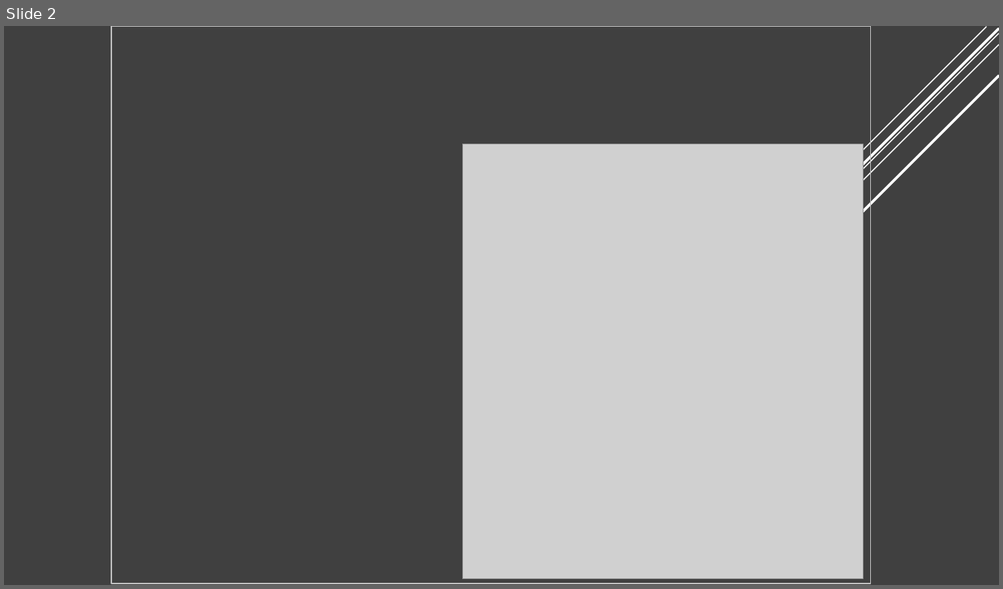
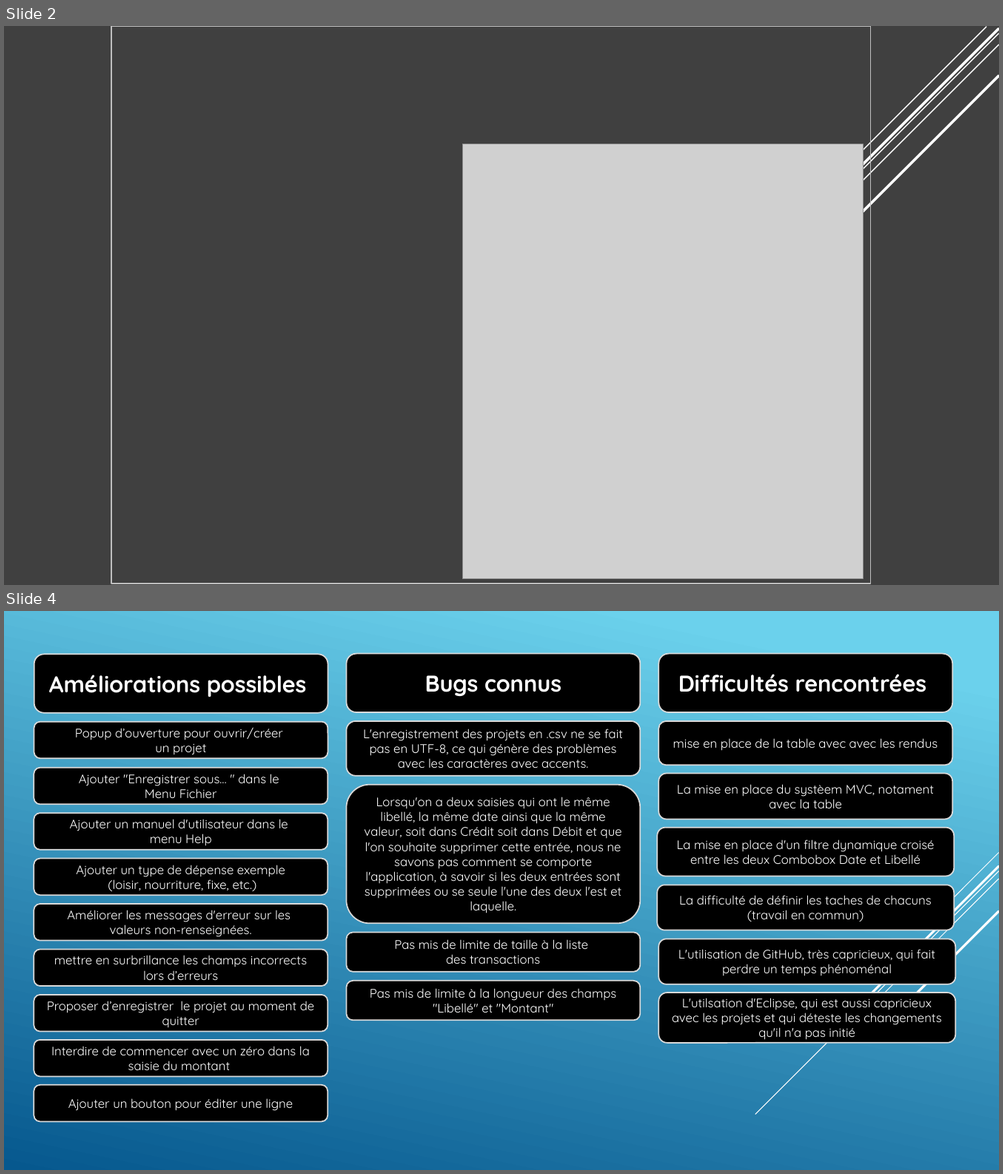
Before and after one commit to Inertie78/AppBudget, a slide deck: Presentation/Présentation du projet .pptx. Shown one above the other, each under a label of ours: slide 2 before the commit, slides 2 and 4 after it; the slides between them are not shown. The pictures are 1003x589 and 1003x1174 pixels, drawn with LibreOffice and Linux fonts; fonts in the diff are those of the drawing; grey boxes stand for pictures; background and template pictures are left out. Boxes give left, top, right and bottom in pixels: in the first picture for what was removed or moved away, otherwise in the second. Text is boxed around its words. In the diff, an @@ line names an element or a change of style, - is before the commit and + after.

```diff
--- a/Presentation/Présentation du projet .pptx
+++ b/Presentation/Présentation du projet .pptx
@@ slide 4 added at [4, 611, 999, 1170], background picture (left out) @@
@@ rounded rectangle added at [34, 654, 328, 713], fill #000000, outline #D9D9D9 1.25 pt, 22 pt, text #FFFFFF, bold @@
+Améliorations possibles
@@ rounded rectangle added at [347, 653, 640, 712], fill #000000, outline #D9D9D9 1.25 pt, 22 pt, text #FFFFFF, bold @@
+Bugs connus
@@ rounded rectangle added at [658, 653, 952, 712], fill #000000, outline #D9D9D9 1.25 pt, 22 pt, text #FFFFFF, bold @@
+Difficultés rencontrées
@@ rounded rectangle added at [34, 721, 328, 758], fill #000000, outline #D9D9D9 1.25 pt, 12 pt, text #FFFFFF @@
+Popup d’ouverture pour ouvrir/créer
+un projet
@@ rounded rectangle added at [347, 721, 640, 776], fill #000000, outline #D9D9D9 1.25 pt, 12 pt, text #FFFFFF @@
+L'enregistrement des projets en .csv ne se fait pas en UTF-8, ce qui génère des problèmes avec les caractères avec accents.
@@ rounded rectangle added at [658, 721, 952, 766], fill #000000, outline #D9D9D9 1.25 pt, 12 pt, text #FFFFFF @@
+mise en place de la table avec avec les rendus
@@ rounded rectangle added at [34, 768, 328, 804], fill #000000, outline #D9D9D9 1.25 pt, 12 pt, text #FFFFFF @@
+Ajouter "Enregistrer sous… " dans le
+Menu Fichier
@@ rounded rectangle added at [347, 785, 640, 923], fill #000000, outline #D9D9D9 1.25 pt, 12 pt, text #FFFFFF @@
+Lorsqu'on a deux saisies qui ont le même libellé, la même date ainsi que la même valeur, soit dans Crédit soit dans Débit et que l'on souhaite supprimer cette entrée, nous ne savons pas comment se comporte l'application, à savoir si les deux entrées sont supprimées ou se seule l'une des deux l'est et laquelle.
@@ rounded rectangle added at [658, 774, 952, 819], fill #000000, outline #D9D9D9 1.25 pt, 12 pt, text #FFFFFF @@
+La mise en place du systèem MVC, notament avec la table
@@ rounded rectangle added at [34, 813, 328, 850], fill #000000, outline #D9D9D9 1.25 pt, 12 pt, text #FFFFFF @@
+Ajouter un manuel d'utilisateur dans le
+menu Help
@@ rounded rectangle added at [657, 827, 954, 876], fill #000000, outline #D9D9D9 1.25 pt, 12 pt, text #FFFFFF @@
+La mise en place d'un filtre dynamique croisé entre les deux Combobox Date et Libellé
@@ rounded rectangle added at [34, 859, 328, 895], fill #000000, outline #D9D9D9 1.25 pt, 12 pt, text #FFFFFF @@
+Ajouter un type de dépense exemple
+(loisir, nourriture, fixe, etc.)
@@ rounded rectangle added at [657, 885, 954, 931], fill #000000, outline #D9D9D9 1.25 pt, 12 pt, text #FFFFFF @@
+La difficulté de définir les taches de chacuns (travail en commun)
@@ rounded rectangle added at [34, 904, 328, 941], fill #000000, outline #D9D9D9 1.25 pt, 12 pt, text #FFFFFF @@
+Améliorer les messages d'erreur sur les
+valeurs non-renseignées.
@@ group added at [755, 853, 999, 1115]: 5 lines @@
@@ rounded rectangle added at [347, 933, 640, 972], fill #000000, outline #D9D9D9 1.25 pt, 12 pt, text #FFFFFF @@
+Pas mis de limite de taille à la liste
+des transactions
@@ rounded rectangle added at [658, 940, 956, 985], fill #000000, outline #D9D9D9 1.25 pt, 12 pt, text #FFFFFF @@
+L'utilisation de GitHub, très capricieux, qui fait perdre un temps phénoménal
@@ rounded rectangle added at [34, 950, 328, 986], fill #000000, outline #D9D9D9 1.25 pt, 12 pt, text #FFFFFF @@
+mettre en surbrillance les champs incorrects lors d’erreurs
@@ rounded rectangle added at [347, 981, 640, 1021], fill #000000, outline #D9D9D9 1.25 pt, 12 pt, text #FFFFFF @@
+Pas mis de limite à la longueur des champs "Libellé" et "Montant"
@@ rounded rectangle added at [34, 995, 328, 1032], fill #000000, outline #D9D9D9 1.25 pt, 12 pt, text #FFFFFF @@
+Proposer d’enregistrer le projet au moment de quitter
@@ rounded rectangle added at [658, 993, 956, 1043], fill #000000, outline #D9D9D9 1.25 pt, 12 pt, text #FFFFFF @@
+L'utilsation d'Eclipse, qui est aussi capricieux avec les projets et qui déteste les changements qu'il n'a pas initié
@@ rounded rectangle added at [34, 1040, 328, 1076], fill #000000, outline #D9D9D9 1.25 pt, 12 pt, text #FFFFFF @@
+Interdire de commencer avec un zéro dans la saisie du montant
@@ rounded rectangle added at [34, 1085, 328, 1122], fill #000000, outline #D9D9D9 1.25 pt, 12 pt, text #FFFFFF @@
+Ajouter un bouton pour éditer une ligne
```
Also in this commit, not shown: 1 slide changed.
